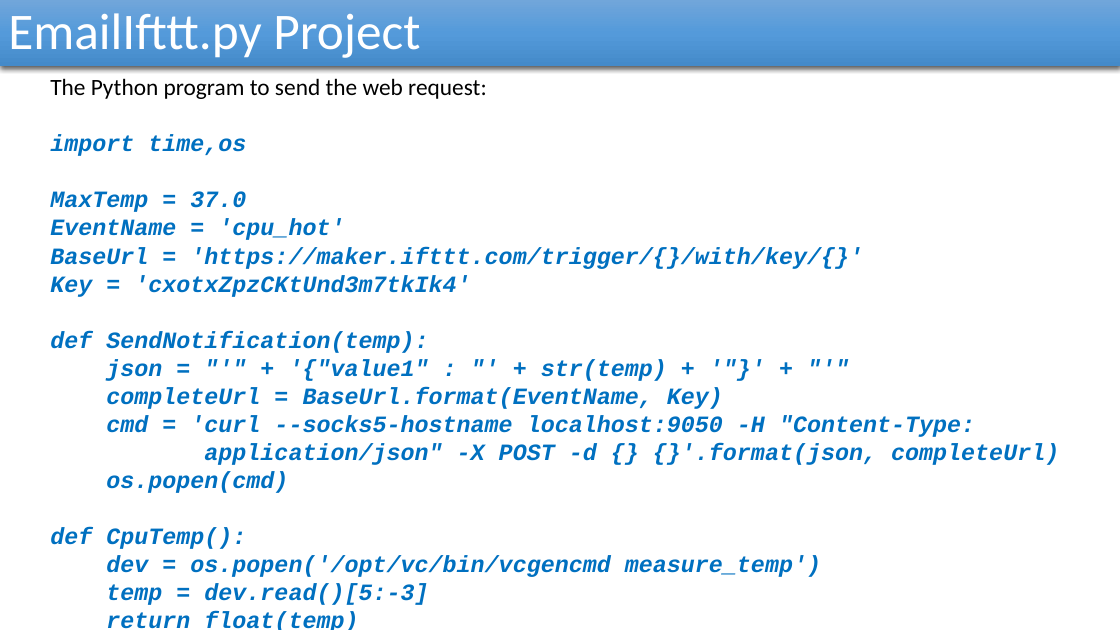
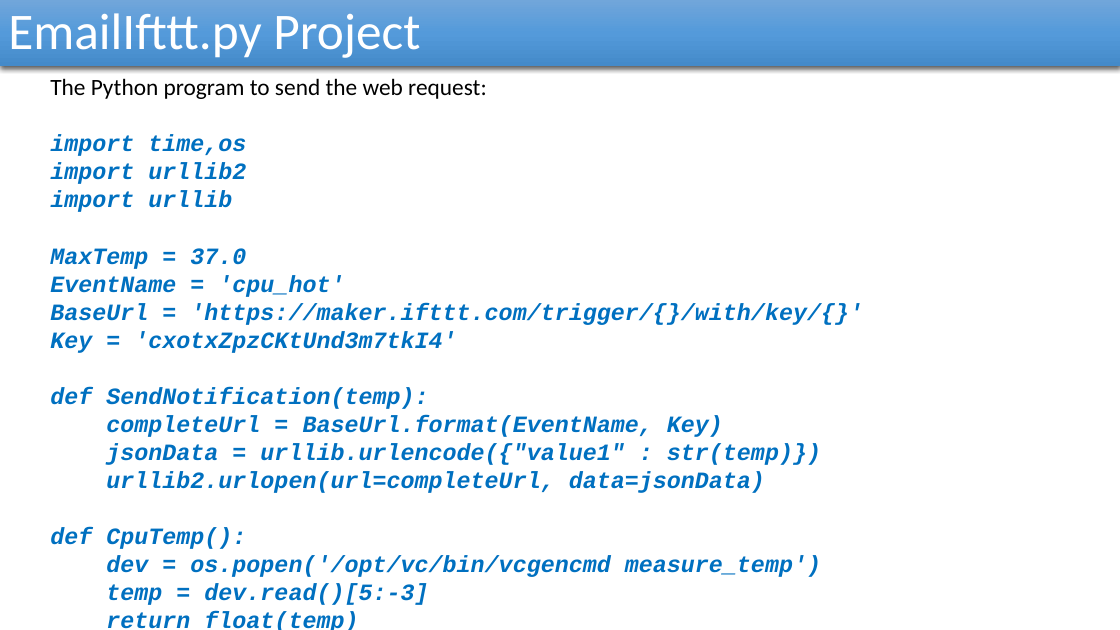
Before and after one commit to reza-arjmandi/rpi-course, a slide deck: slide 19 of session6/presentation/Internet Of Things.pptx (slide 21 before the commit). Drawn at 1120x630 pixels with LibreOffice and Linux fonts; fonts in the diff are those of the drawing. Boxes give left, top, right and bottom in pixels: in the first picture for what was removed or moved away, otherwise in the second. Text is boxed around its words. In the diff, an @@ line names an element or a change of style, - is before the commit and + after.

```diff
--- a/session6/presentation/Internet Of Things.pptx
+++ b/session6/presentation/Internet Of Things.pptx
@@ text at bbox=[50, 163, 246, 212]: paragraphs added @@
+  import urllib2
+  import urllib
@@ text at bbox=[50, 331, 456, 353]: text changed @@
-  Key = 'cxotxZpzCKtUnd3m7tkIk4'
+  Key = 'cxotxZpzCKtUnd3m7tkI4'
@@ text at bbox=[106, 359, 667, 381]: paragraph removed @@
-  json = "'" + '{"value1" : "' + str(temp) + '"}' + "'"
@@ text at bbox=[106, 443, 821, 493]: text changed @@
-  cmd = 'curl --socks5-hostname localhost:9050 -H "Content-Type:
-  application/json" -X POST -d {} {}'.format(json, completeUrl)
-  os.popen(cmd)
+  jsonData = urllib.urlencode({"value1" : str(temp)})
+  urllib2.urlopen(url=completeUrl, data=jsonData)
```
Also in this commit, not shown: 3 slides removed.
